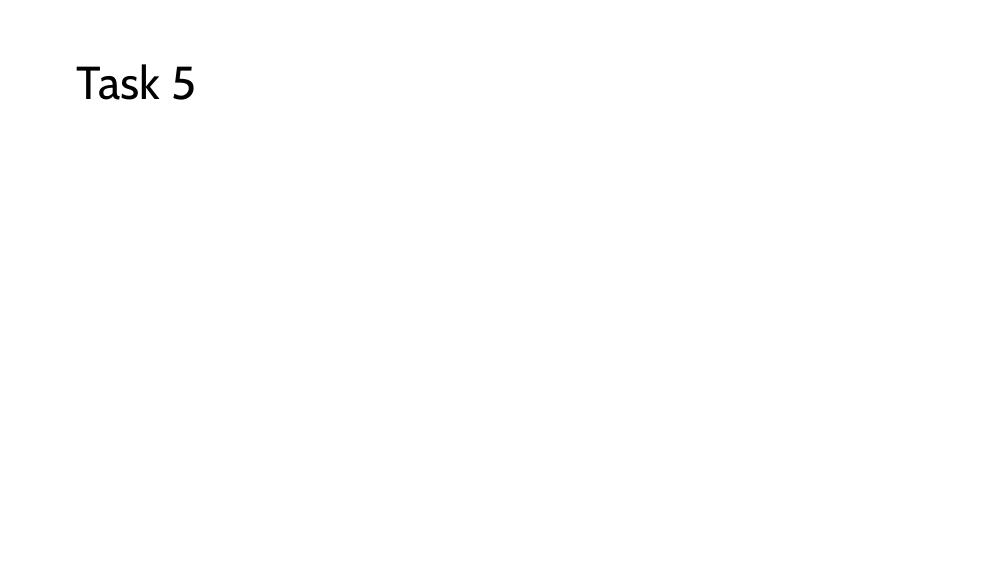
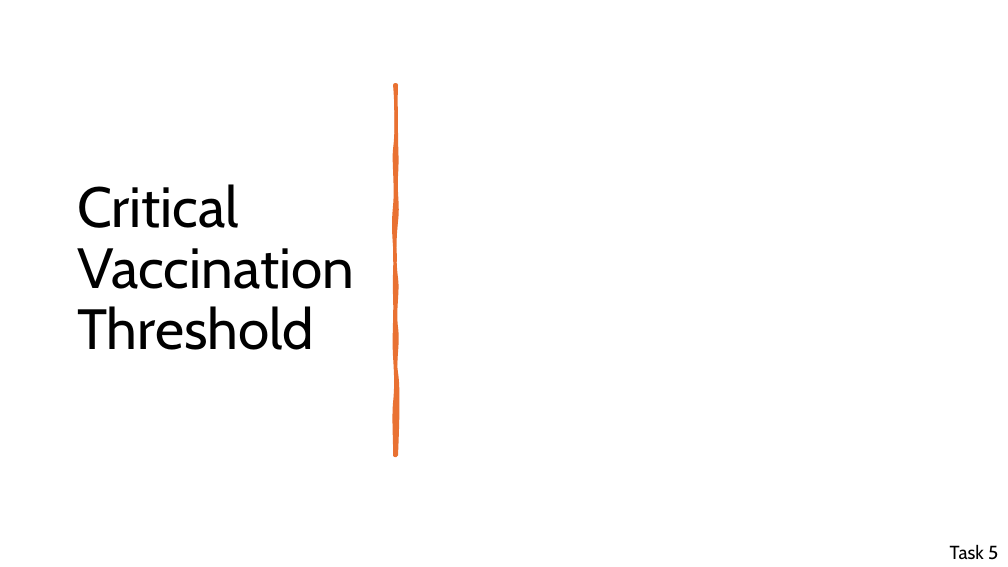
Before and after one commit to millas1/modsim, a slide deck: slide 14 of modsimpresentation.pptx (slide 11 before the commit). Drawn at 1008x567 pixels with LibreOffice and Linux fonts; fonts in the diff are those of the drawing; grey boxes stand for pictures. Boxes give left, top, right and bottom in pixels: in the first picture for what was removed or moved away, otherwise in the second. Text is boxed around its words. In the diff, an @@ line names an element or a change of style, - is before the commit and + after.

```diff
--- a/modsimpresentation.pptx
+++ b/modsimpresentation.pptx
@@ freeform shape added at box(395, 85, 396, 455), fill #E97132, outline #E97132 3.25 pt @@
@@ title added at box(77, 184, 354, 350), 54 pt, text #000000 @@
+Critical Vaccination Threshold
@@ text "Task 5": place and size @@
-text "Task 5" at box(77, 64, 196, 100)
+text "Task 5" at box(950, 544, 998, 560)
@@ text "Task 5" at box(950, 544, 998, 560): size 44 to 18 pt; line spacing 0.9 to 1; more space between paragraphs; vertical alignment middle to top @@
```
Also in this commit, not shown: 8 other slides changed, 8 slides added, 3 slides removed.
